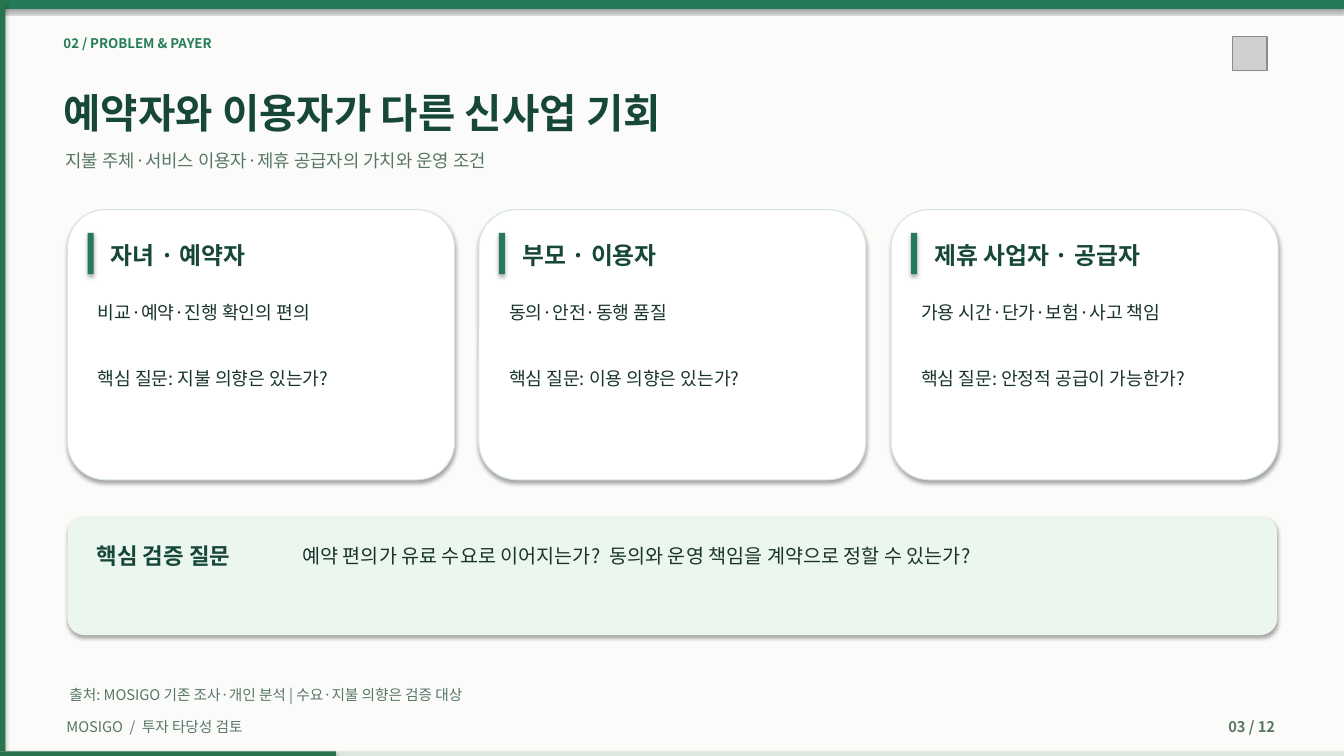
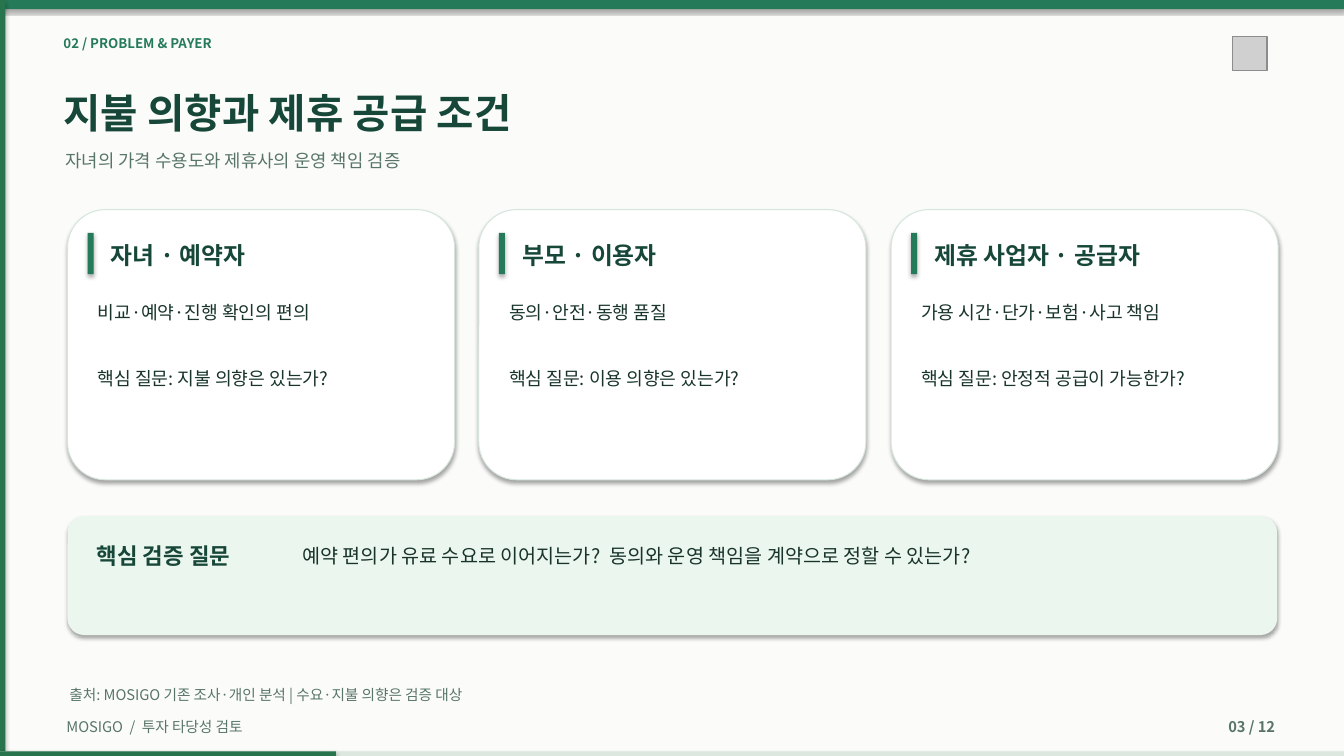
Before and after one commit to dohyunkimmm/mosigo-case-study, a slide deck: slide 3 of downloads/MOSIGO_IR_Investment_Review_12slides.pptx. Drawn at 1344x756 pixels with LibreOffice and Linux fonts; fonts in the diff are those of the drawing; grey boxes stand for pictures. Boxes give left, top, right and bottom in pixels: in the first picture for what was removed or moved away, otherwise in the second. Text is boxed around its words. In the diff, an @@ line names an element or a change of style, - is before the commit and + after.

```diff
--- a/downloads/MOSIGO_IR_Investment_Review_12slides.pptx
+++ b/downloads/MOSIGO_IR_Investment_Review_12slides.pptx
@@ text at [63, 93, 512, 132]: text changed @@
-예약자와 이용자가 다른 신사업 기회
+지불 의향과 제휴 공급 조건
@@ text at [65, 152, 401, 169]: text changed @@
-지불 주체·서비스 이용자·제휴 공급자의 가치와 운영 조건
+자녀의 가격 수용도와 제휴사의 운영 책임 검증
```
Also in this commit, not shown: 2 other slides changed, 21 other files.
